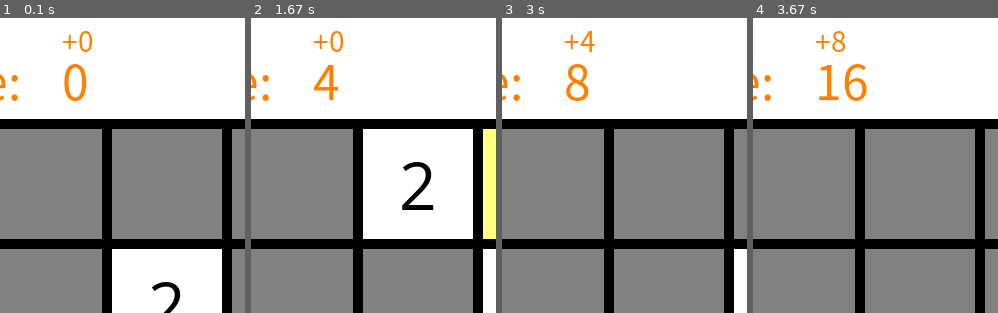
Above: before the commit, frames 1-4 (left to right).
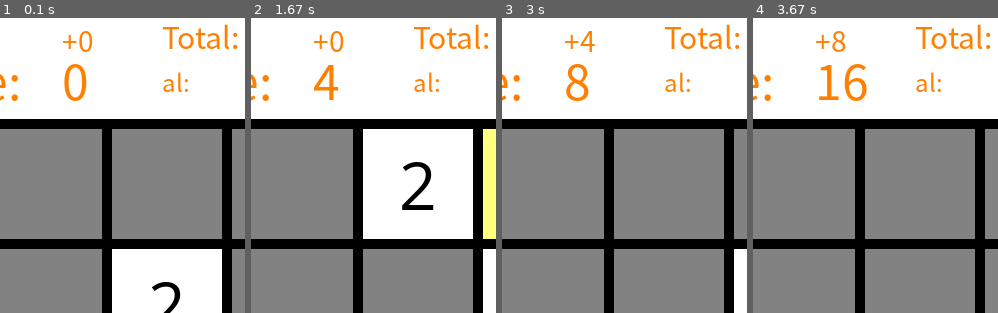
Above: after the commit, the same moments.

Repository: Roman-Blokhin/Python
Game: pygame game, started from my_code/game_2048/main.py
Two runs of this game, one before a commit and one after it. Both use one fixed random seed, a clock stepped at 60 frames per second and the inputs below.
Inputs:
- Up to frame 1 (0.1 s): no input
- Up to frame 2 (1.67 s): hold Right 0.33-0.8 s; hold Up 0.83-1.13 s; hold Right from 1.17 s (still down)
- Up to frame 3 (3 s): release Right at 1.72 s; hold Left 1.75-2.42 s; hold Down from 2.45 s (still down)
- Up to frame 4 (3.67 s): release Down at 3.27 s; hold Left from 3.3 s (still down)
The pictures show only the part of the screen within x 28-78%, y 0-50%; the shares and areas given below are measured in that part.

The runs differ from the first frame. In frame 1, 1.1% of the frame differs, in the area x 66-97%, y 2-26%; in frame 2, 1.1%; in frame 3, 1.1%; in frame 4, 1.1%.

Commit message:
6. Pygame. 2048. Новая функция для отображения топовых игроков

Diff:
--- a/my_code/game_2048/main.py
+++ b/my_code/game_2048/main.py
@@ -2,6 +2,17 @@
 import pygame
 import sys
 from database import get_best, cur  # 30. импортируем данные
+
+
+# 31. функция для отображения топовых игроков
+def draw_top_gamers():
+    font_top = pygame.font.SysFont('simsun', 30)
+    text_top = font_top.render('Total:', True, COLOR_TEXT)
+    screen.blit(text_top, (300, 5))
+
+    font_top_gamers = pygame.font.SysFont('simsun', 24)
+    text_top_gamers = font_top_gamers.render('al: ', True, COLOR_TEXT)
+    screen.blit(text_top_gamers, (300, 55))
 
 
 # 17. Переносим всю отрисовку интерфейса в функцию
@@ -15,8 +26,8 @@
     font_delta = pygame.font.SysFont('simsun', 28)
     text_score = font_score.render('Score: ', True, COLOR_TEXT)  # 26.2 параметры текста очков
     text_score_value = font_score.render(f'{score}', True, COLOR_TEXT)  # 27.1 параметры очков
-    screen.blit(text_score, (20, 35)) # 26.3 вывод на экран
-    screen.blit(text_score_value, (200, 35)) # 27.2 вывод на экран очков
+    screen.blit(text_score, (20, 35))  # 26.3 вывод на экран
+    screen.blit(text_score_value, (200, 35))  # 27.2 вывод на экран очков
     # 29.1 условие вывода дельты на экран
     if delta > 0:
         text_delta = font_delta.render(f'+{delta}', True, COLOR_TEXT)
@@ -26,15 +37,17 @@
         screen.blit(text_delta, (200, 10))
     # 15. Передвинули вывод массива в консоль перед отрисовкой игры, чтобы не было опоздания
     pretty_print(mas)
+    # 32. выводим функцию топовых игроков
+    draw_top_gamers()
     # 13. рисуем квадраты игрового поля
     for row in range(BLOCK):
         for column in range(BLOCK):
             # 14.1 находим значение ,которое хранится в массиве
             value = mas[row][column]
             # 14.2 прописываем, что будем писать и как
-            text = font.render(f'{value}', True, BLACK )  # значение, обтекание шрифта и цвет
-            w = column * SIZE_BLOCK + (column+1) * MARGIN
-            h = (row * SIZE_BLOCK + (row+1) * MARGIN) + 110
+            text = font.render(f'{value}', True, BLACK)  # значение, обтекание шрифта и цвет
+            w = column * SIZE_BLOCK + (column + 1) * MARGIN
+            h = (row * SIZE_BLOCK + (row + 1) * MARGIN) + 110
             pygame.draw.rect(screen, COLORS[value], (w, h, SIZE_BLOCK, SIZE_BLOCK))  # 16.1 меняем цвет ячейки
             # в соответствии со значением из словаря COLORS
             # 14.3 условие для вывода значения на квадрате
